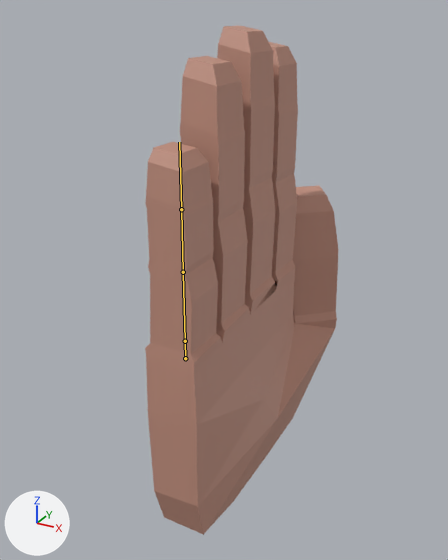
The glTF model frontend/img/mano.glb: old version first, new version second.
Before and after are seen from a 50 mm lens placed at (3.86, -7.16, 5.33), pointed at (-0.22, 0.26, 1.62). Lighting does not change. The marker at lower left points along +X, +Y and +Z. The bones that change are drawn over the model as lines.
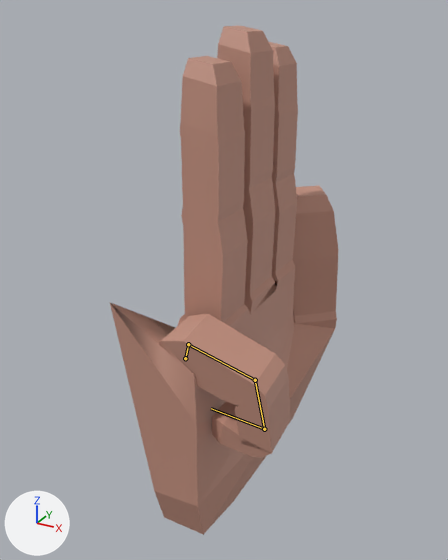
The newer file adds an action. The first version stands in its rest pose; the second is drawn at frame 1 of the action 'ArmatureAction'.

Location of each change, (x1, y1, x2, y2) in pixels of the pictures (448 x 560 px):
'Cube', posed (18% wider): before (145, 26, 338, 535); after (110, 26, 338, 535)
bone 'MB', root to tip: before (185, 358) to (185, 341); after (185, 358) to (188, 344)
bone 'M1', root to tip: before (185, 341) to (183, 272); after (188, 344) to (255, 380)
bone 'M2', root to tip: before (183, 272) to (181, 209); after (255, 380) to (264, 429)
bone 'M3', root to tip: before (181, 209) to (179, 142); after (264, 429) to (211, 408)

The edits, one by one:
Bone 'MB' (bone_mb) turns from (0, 0, 0) to (7, 0, -16) degrees about its own x, y and z.
Bone 'M1' (bone_m1) turns from (0, 0, 0) to (-4, 0, -91) degrees about its own x, y and z.
Bone 'M2' (bone_m2) turns from (0, 0, 0) to (0, 0, -66) degrees about its own x, y and z.
Bone 'M3' (bone_m3) turns from (0, 0, 0) to (0, 0, -102) degrees about its own x, y and z.
